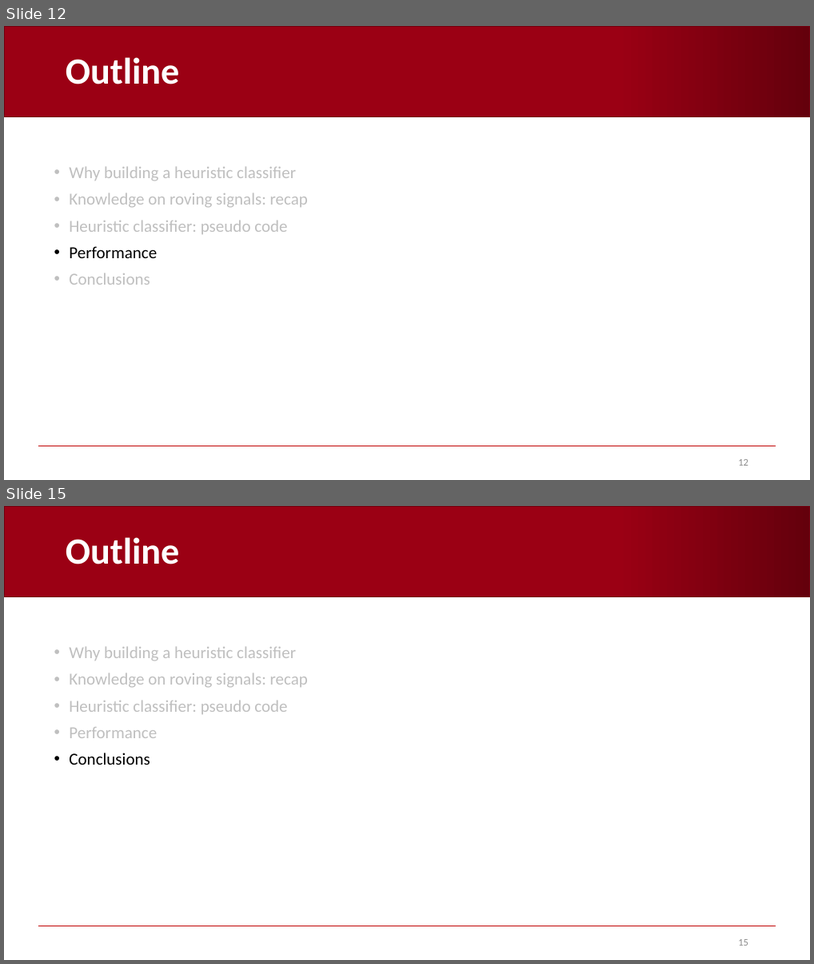
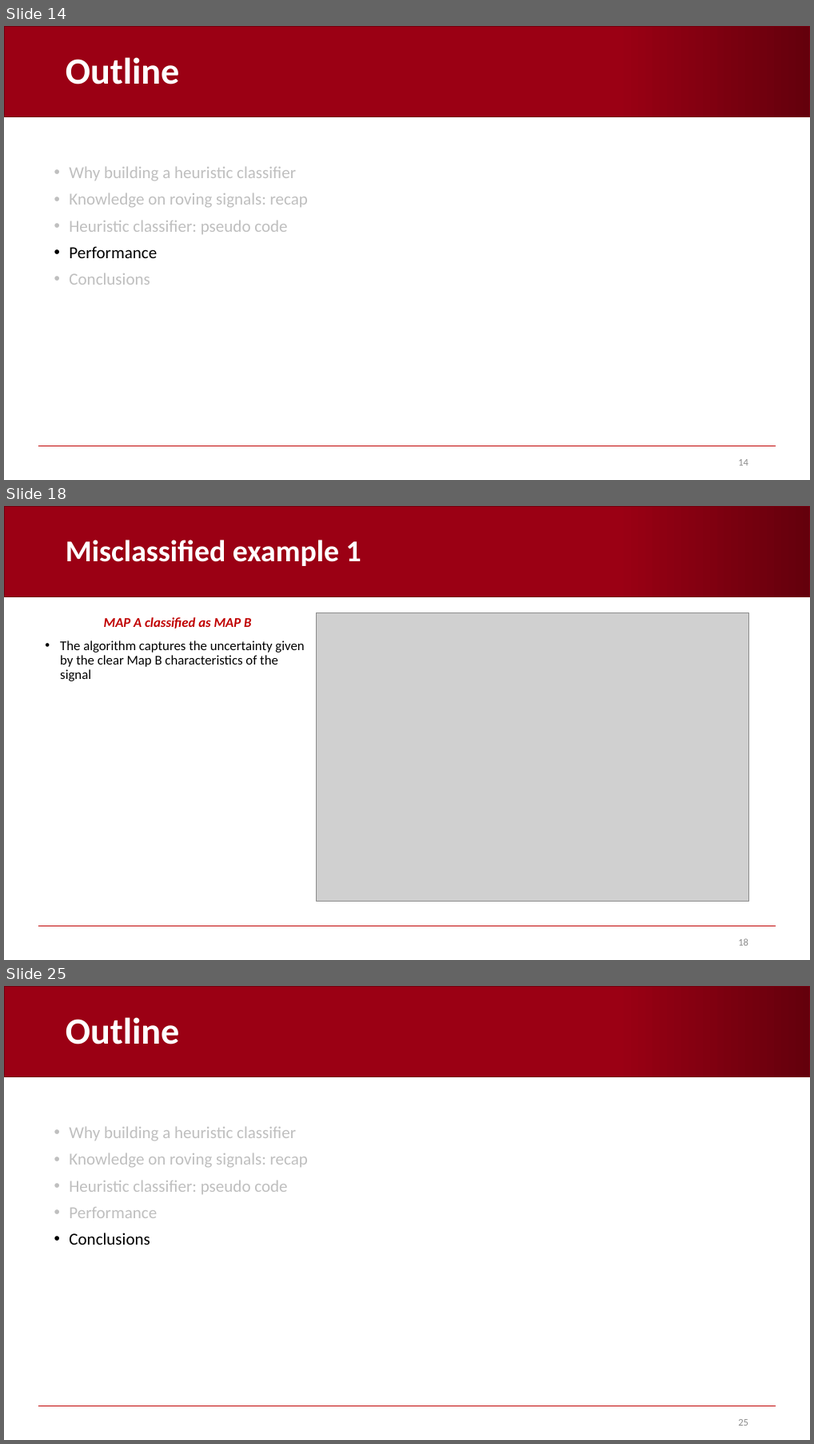
Before and after one commit to AndreaCorrado00/Tesi_magistrale_Corrado_Andrea, a slide deck: Documentation/5. Heuristic classifier.pptx. Shown one above the other, each under a label of ours: slides 12 and 15 before the commit, slides 14, 18 and 25 after it; the slides between them are not shown. The pictures are 814x964 and 814x1444 pixels, drawn with LibreOffice and Linux fonts; fonts in the diff are those of the drawing; grey boxes stand for pictures; background and template pictures are left out. Boxes give left, top, right and bottom in pixels: in the first picture for what was removed or moved away, otherwise in the second. Text is boxed around its words. In the diff, an @@ line names an element or a change of style, - is before the commit and + after.

```diff
--- a/Documentation/5. Heuristic classifier.pptx
+++ b/Documentation/5. Heuristic classifier.pptx
@@ slide 18 added at (4, 506, 810, 960), background #FFFFFF; not listed: 2 template elements that a slide beside it also shows @@
@@ title added at (66, 540, 362, 566), 36 pt, text #FFFFFF, bold @@
+Misclassified example 1
@@ text added at (60, 617, 304, 681), 16 pt, text #000000 @@
+MAP A classified as MAP B
+• The algorithm captures the uncertainty given by the clear Map B characteristics of the signal
@@ picture added at (317, 612, 750, 901) @@
@@ page number added at (738, 938, 749, 945), 12 pt, text #8C8C8C @@
+18
@@ what was slide 12 is now slide 14 @@
@@ page number at (738, 459, 749, 465): text changed @@
-12
+14
@@ what was slide 15 is now slide 25 @@
@@ page number at (738, 1419, 749, 1425): text changed @@
-15
+25
```
Also in this commit, not shown: 7 slides changed, 9 other slides added, 15 other files.
